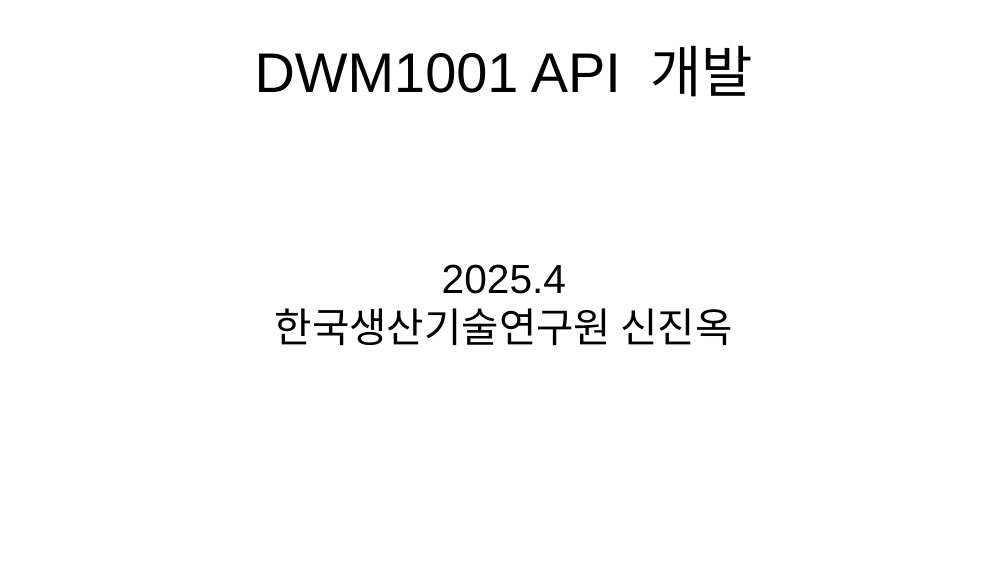
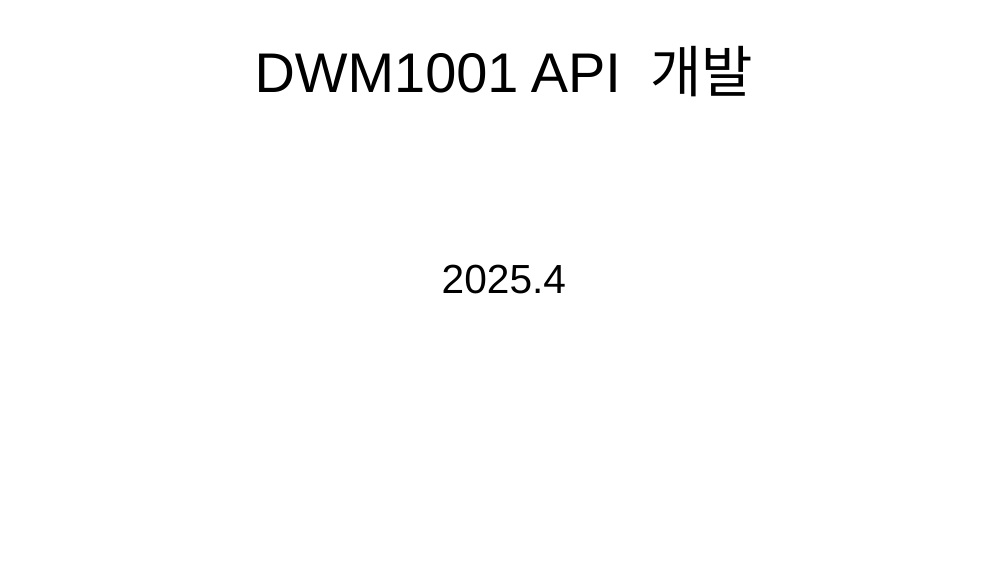
Before and after one commit to Shinjinok/dwm1001_ex, a slide deck: slide 1 of DWm1001_EXAMPLE_BUILD.odp. Drawn at 1008x567 pixels with LibreOffice and Linux fonts; fonts in the diff are those of the drawing. Boxes give left, top, right and bottom in pixels: in the first picture for what was removed or moved away, otherwise in the second. Text is boxed around its words. In the diff, an @@ line names an element or a change of style, - is before the commit and + after.

```diff
--- a/DWm1001_EXAMPLE_BUILD.odp
+++ b/DWm1001_EXAMPLE_BUILD.odp
@@ subtitle at (275,308,732,346): paragraph removed @@
-한국생산기술연구원 신진옥
```
Also in this commit, not shown: 58 other files.
